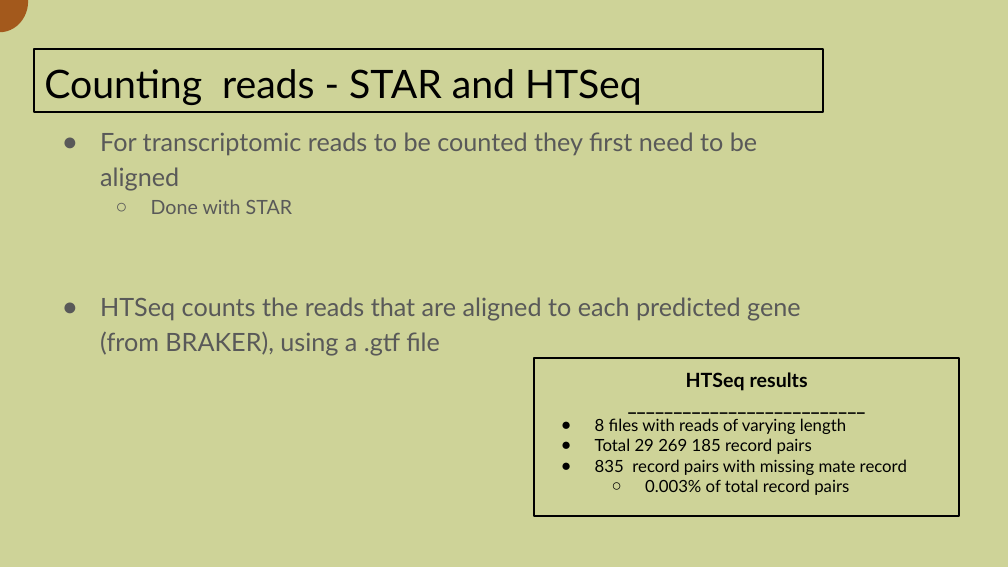
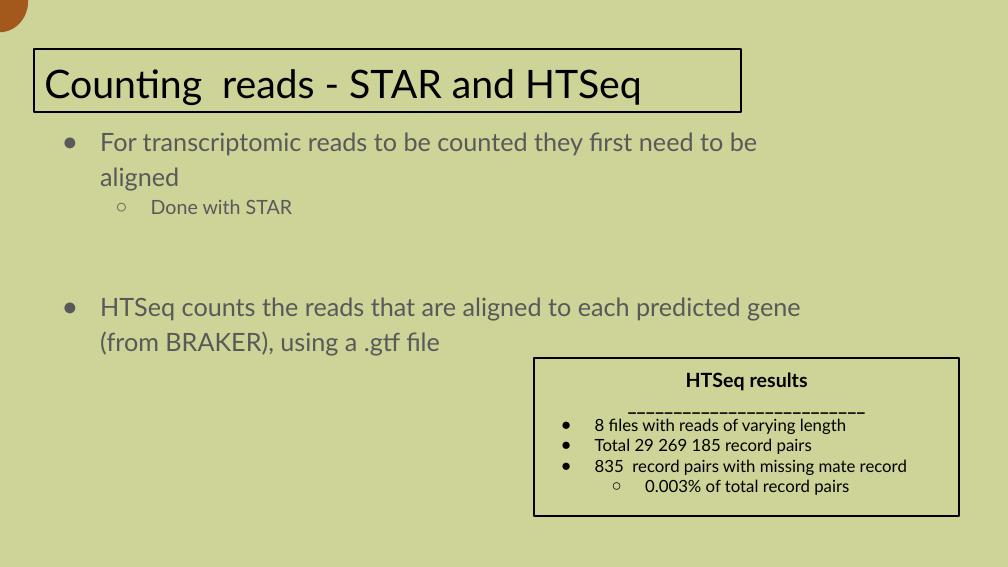
Before and after one commit to A-Bergfeldt/GenAn_proj_durian, a slide deck: slide 14 of results/Presentation_GenAn_durian.pptx. Drawn at 1008x567 pixels with LibreOffice and Linux fonts; fonts in the diff are those of the drawing; background and template pictures are left out. Boxes give left, top, right and bottom in pixels: in the first picture for what was removed or moved away, otherwise in the second. Text is boxed around its words. In the diff, an @@ line names an element or a change of style, - is before the commit and + after.

```diff
--- a/results/Presentation_GenAn_durian.pptx
+++ b/results/Presentation_GenAn_durian.pptx
@@ title "Counting reads - STAR and ...": place and size @@
-title "Counting reads - STAR and ..." at <box>34,49,824,113</box>
+title "Counting reads - STAR and ..." at <box>34,49,741,113</box>
```
Also in this commit, not shown: 6 other slides changed, 1 other file.
